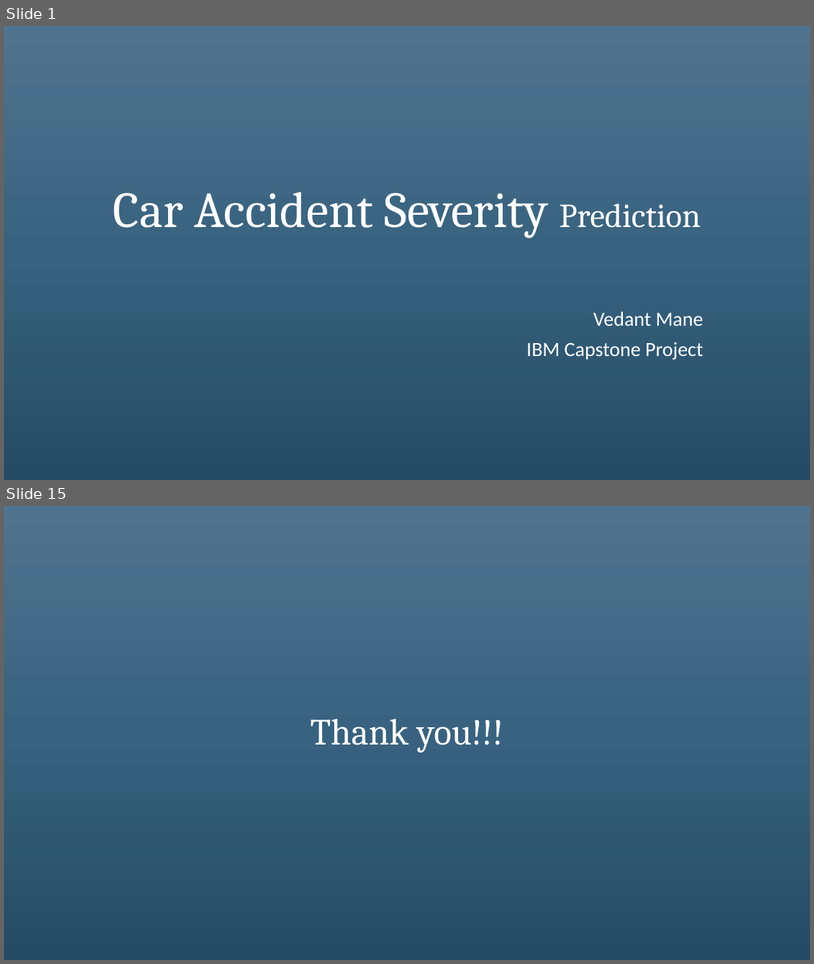
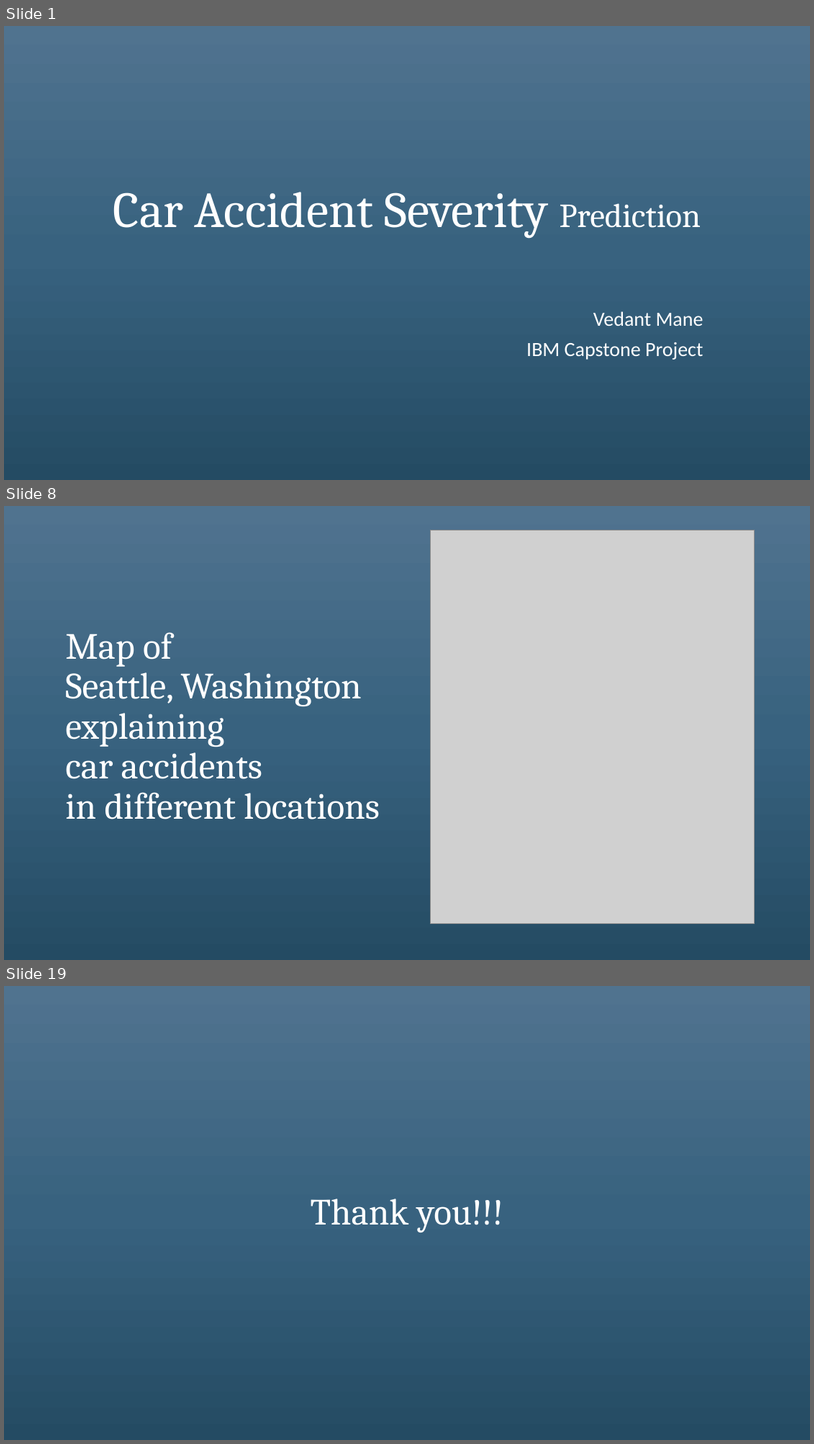
Before and after one commit to vedantmane/Car-Accident-Severity-Prediction, a slide deck: Presentation/CAS Presentation.pptx. Shown one above the other, each under a label of ours: slides 1 and 15 before the commit, slides 1, 8 and 19 after it; the slides between them are not shown. The pictures are 814x964 and 814x1444 pixels, drawn with LibreOffice and Linux fonts; fonts in the diff are those of the drawing; grey boxes stand for pictures. Boxes give left, top, right and bottom in pixels: in the first picture for what was removed or moved away, otherwise in the second. Text is boxed around its words. In the diff, an @@ line names an element or a change of style, - is before the commit and + after.

```diff
--- a/Presentation/CAS Presentation.pptx
+++ b/Presentation/CAS Presentation.pptx
@@ slide 8 added at <box>4,506,810,960</box>, background gradient #517491 to #38627F to #244C64 @@
@@ picture added at <box>430,530,755,924</box> @@
@@ title added at <box>65,632,380,819</box>, 44 pt, text #FFFFFF @@
+Map of
+Seattle, Washington
+explaining
+car accidents
+in different locations
@@ what was slide 15 is now slide 19 @@
```
Also in this commit, not shown: 4 slides changed, 12 other slides added, 9 slides removed.
